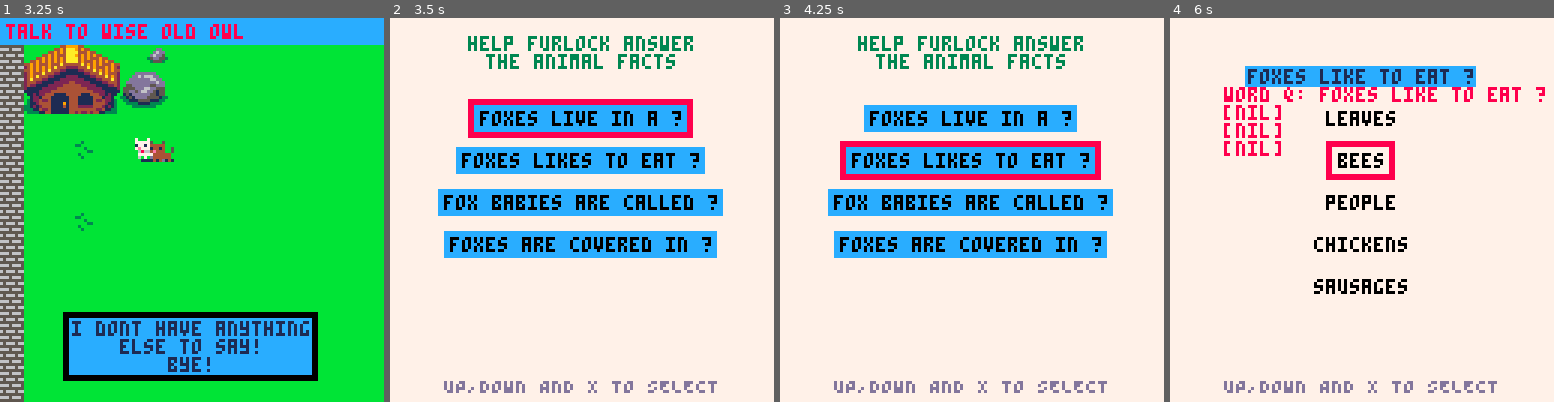
Above: before the commit, frames 1-4 (left to right).
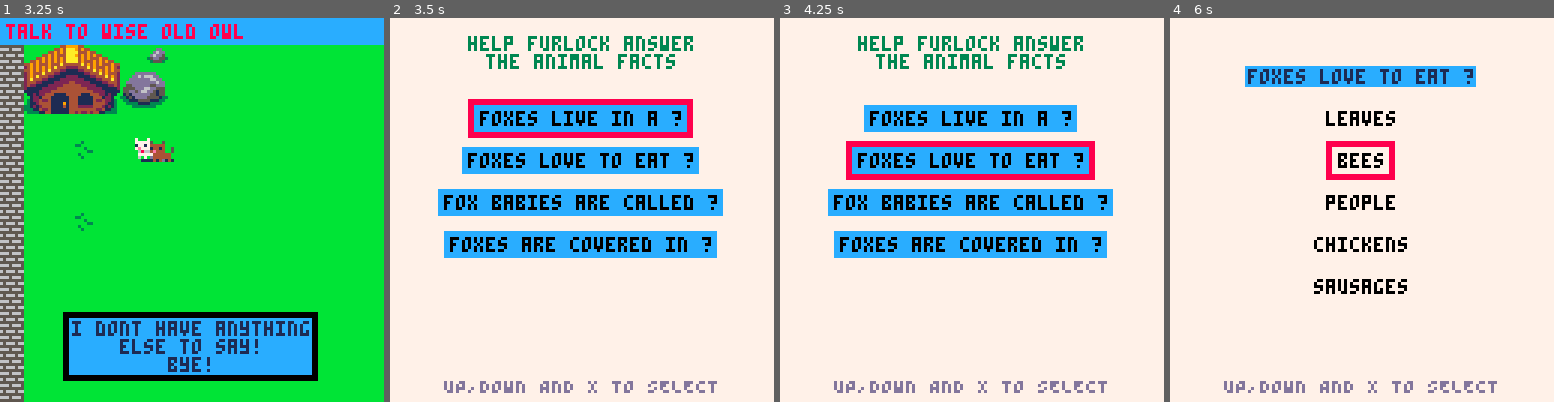
Above: after the commit, the same moments.

Repository: Mackeriah/FurlockBones-game
Game: PICO-8 cartridge furlock bones.p8
The game is run twice, just before and just after one commit, with the same random seed, the same clock (stepped at 60 frames per second) and the same inputs.
Inputs:
- Up to frame 1 (3.25 s): tap X (X key) at 0.33, 1.07, 1.85, 2.97 s; tap O (Z key) at 0.7, 1.7, 2.1, 2.5, 2.9 s; hold Right 1.6-2.1 s; hold Up 2.15-2.42 s; hold Right 2.47-3.03 s; hold Left from 3.08 s (still down)
- Up to frame 2 (3.5 s): keep holding Left; tap O (Z key) at 3.3 s
- Up to frame 3 (4.25 s): release Left at 3.58 s; hold Down 3.63-3.97 s; tap O (Z key) at 3.7, 4.1 s; hold Right from 4.02 s (still down); tap X (X key) at 4.08 s
- Up to frame 4 (6 s): tap O (Z key) every 0.4 s from 4.5 to 5.7 s; release Right at 4.68 s; hold Up 4.73-5.03 s; hold Left 5.08-5.68 s; tap X (X key) at 5.2 s; hold Down from 5.73 s (still down)

Frame 1 is identical in both runs. In frame 2, 1.3% of the frame differs, in the area x 17-83%, y 33-41%; in frame 3, 1.6%; in frame 4, 2.0%, in the area x 14-98%, y 13-36%.

Commit message:
managed to remove an entire function and combine into another

Diff:
--- a/furlock bones.p8
+++ b/furlock bones.p8
@@ -17,8 +17,9 @@
 	camera_x, camera_y = 0,0
 	tmp_camera_x, tmp_camera_y = 0,0 -- don't remove this
 	activeGame = false
+	current_map_maximum_x = 624
+	current_map_maximum_y = 248
 	init_music()
-	init_camera()
 	map_swapper()
 	create_player()
 	create_brian()
@@ -29,18 +30,12 @@
 	poke(0x5f5c, 255) -- this means a held button (btnp) only registers once
 	init_objective()
 	lost_animals()
-	sausage = false
 end
 
 function init_music()
 	track_1start = 0 -- this indicates the point in the music the track starts
 	track_2start = 11
 	musicState = 'start' -- used for music, seems bizarely complex!
-end
-
-function init_camera()
-	current_map_maximum_x = 624
-	current_map_maximum_y = 248
 end
 
 -- map compress related, try to add to function or init
@@ -71,15 +66,8 @@
 	cls()
 	if activeGame == false then draw_menu() else draw_game() end
 	-- player.x-20,player.y-20,8
-	if sausage == true then
-		print("word q: "..wordgame.question[1],player.x-20,player.y-20,8)
-		print(wordgame.question[2])
-		print(wordgame.question[3])
-		print(wordgame.question[4])
-	end
 	--print(wordgame.answered[3])
 	--print("question: "..wordgame.selectedQuestion)
-	--print(camera_y)
 end
 
 function draw_menu()
@@ -254,7 +242,6 @@
 -- word game functions
 function init_wordgame()
 	wordgame = {} -- empty array to store multiple strings
-	wordgame.question = {} -- empty array to store question string
 	wordgame.allQuestions = {} -- stores list of all questions	(1-4 currently)
 	wordgame.answered = {false, false, false, false} -- store when each question answered
 	wordgame.answers = {} -- empty array to store answer strings
@@ -272,39 +259,32 @@
 	if wordgame.state == "chosenQuestion" then
 		if lostAnimal == "fox" then
 			if wordgame.selectedQuestion == 1 then
-				wordgame_store_questions({"foxes live in a ?"})
 				wordgame_store_answers({"large den", "hive", "tree-house","very deep hole","sausage factory"})
 				wordgame.correct_answer = 1
 			elseif wordgame.selectedQuestion == 2 then
-				wordgame_store_questions({"foxes like to eat ?"})
 				wordgame_store_answers({"leaves", "bees", "people","chickens","sausages"})
 				wordgame.correct_answer = 4
 			elseif wordgame.selectedQuestion == 3 then
-				wordgame_store_questions({"fox babies are called ?"})
-				wordgame_store_answers({"plugs", "rugs", "kit or kitten","chubs","scrubs"})
+				wordgame_store_answers({"plugs", "rugs", "a kit or kitten","chubs","scrubs"})
 				wordgame.correct_answer = 3
 			elseif wordgame.selectedQuestion == 4 then
-				wordgame_store_questions({"foxes are covered in ?"})
 				wordgame_store_answers({"biscuits", "jam", "scales","snot","fur"})
 				wordgame.correct_answer = 5
 			end
 		elseif lostAnimal == "red panda" then
-			wordgame_store_questions({"red pandas live in a ?"})
+			--wordgame_store_questions({"red pandas live in a ?"})
 			wordgame_store_answers({"large den", "hive", "tree-house","very deep hole","sausage factory"})
 			wordgame.correct_answer = 3
 		end
 	end
 end
 
-function wordgame_store_questions(txt)
-	wordgame.question = txt
-end
-
 function wordgame_store_answers(txt)
 	wordgame.answers = txt
 end
 
 function wordgame_display_on_button_press()
+	-- z to view wordgame
 	if (btnp(🅾️)) and wordgame.pagesCollected == true and wordgame.displayed == false then
 		wordgame.displayed = true
 		tmp_camera_x = camera_x -- store current camera x,y so we can return to it later
@@ -323,7 +303,8 @@
 	print_centered("UP,DOWN AND X TO SELECT", 120, 13)
 	if wordgame.completed == true then print_centered("YOU DID IT!!!", 100, 8) end
 
-	wordgame.allQuestions = ({"foxes live in a ?", "foxes likes to eat ?", "fox babies are called ?", "foxes are covered in ?"})
+	-- feels like this should be elsewhere
+	wordgame.allQuestions = ({"foxes live in a ?", "foxes love to eat ?", "fox babies are called ?", "foxes are covered in ?"})
 
 	-- let user pick a question and mark as answered
 	if (btnp(❎)) then
@@ -364,9 +345,7 @@
 		else
 			rectfill(tx-2,ty-2,tx+#txt*4,ty+6,12)
 		end
-
-		-- question text
-		print(txt, tx, ty, 0)
+		print(txt, tx, ty, 0) -- display question text
 	end
 
 	-- use up and down to select a question unless already correctly answered
@@ -387,41 +366,32 @@
 		and wordgame.answered[4] == true then
 			wordgame.completed = true
 	end
-
 end
 
 function wordgame_draw_chosen_question_and_answers()
  -- ** QUESTION LOGIC**
  	cls()
-	sausage = true
 	rectfill(0, 0, 127, 127, 7) -- draw background screen colour
-	local maxTextWidth = 0
-	for i=1, #wordgame.question do -- the # gets array length
-		if #wordgame.question[i] > maxTextWidth then -- loop through array and find longest text element
-			maxTextWidth = #wordgame.question[i] -- set max width to longest element so box wide enough
-		end
-	end
+
+	maxTextWidth = #wordgame.allQuestions[wordgame.selectedQuestion]
 
 	-- define textbox with border
-	local textbox_x = camera_x + 64 - maxTextWidth *2 -1 -- -1 for border and centred
+	textbox_x = camera_x + 64 - maxTextWidth *2 -1 -- -1 for border and centred
 
 	-- draw text box at top of screen
 	local textbox_y = camera_y + 16 -- controls vertical location of text box (0 top, 127 bottom)
 
 	local textbox_width = textbox_x+(maxTextWidth*4)  -- *4 to account for character width
-	local textbox_height = textbox_y + #wordgame.question * 6 -- *6 for character height
+	local textbox_height = textbox_y + 6
 
 	-- draw outer border text box
 	rectfill(textbox_x, textbox_y, textbox_width, textbox_height, 12)
 
-	-- write text
-	for i=1, #wordgame.question do  -- the # gets the legnth of the array 'text'
-		local txt = wordgame.question[i]
-		-- local tx = textbox_x +1 -- add 1 pixel of outside of box and text
-		local tx = camera_x + 64 - #txt * 2 -- centre text based on length of string txt
-		local ty = textbox_y -5+(i*6) -- padding for top of box but because for loop starts at 1 we need to subtract 5
-		print(txt, tx, ty, 1)
-	end
+	-- write question at top of screen
+	local txt = wordgame.allQuestions[wordgame.selectedQuestion]
+	local tx = camera_x + 64 - #txt * 2 -- centre text based on length of string txt
+	local ty = textbox_y -5+(1*6) -- padding for top of box but because for loop starts at 1 we need to subtract 5
+	print(txt, tx, ty, 1)
 
  -- ** ANSWER LOGIC **
 	-- #wordgame.answers this is how many answers there are and thus how many boxes we need
